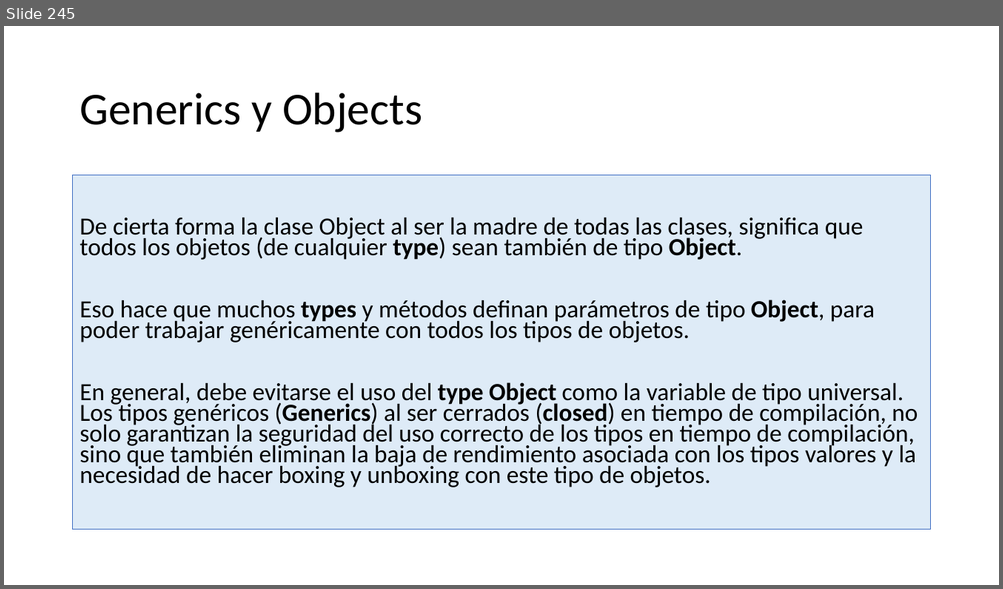
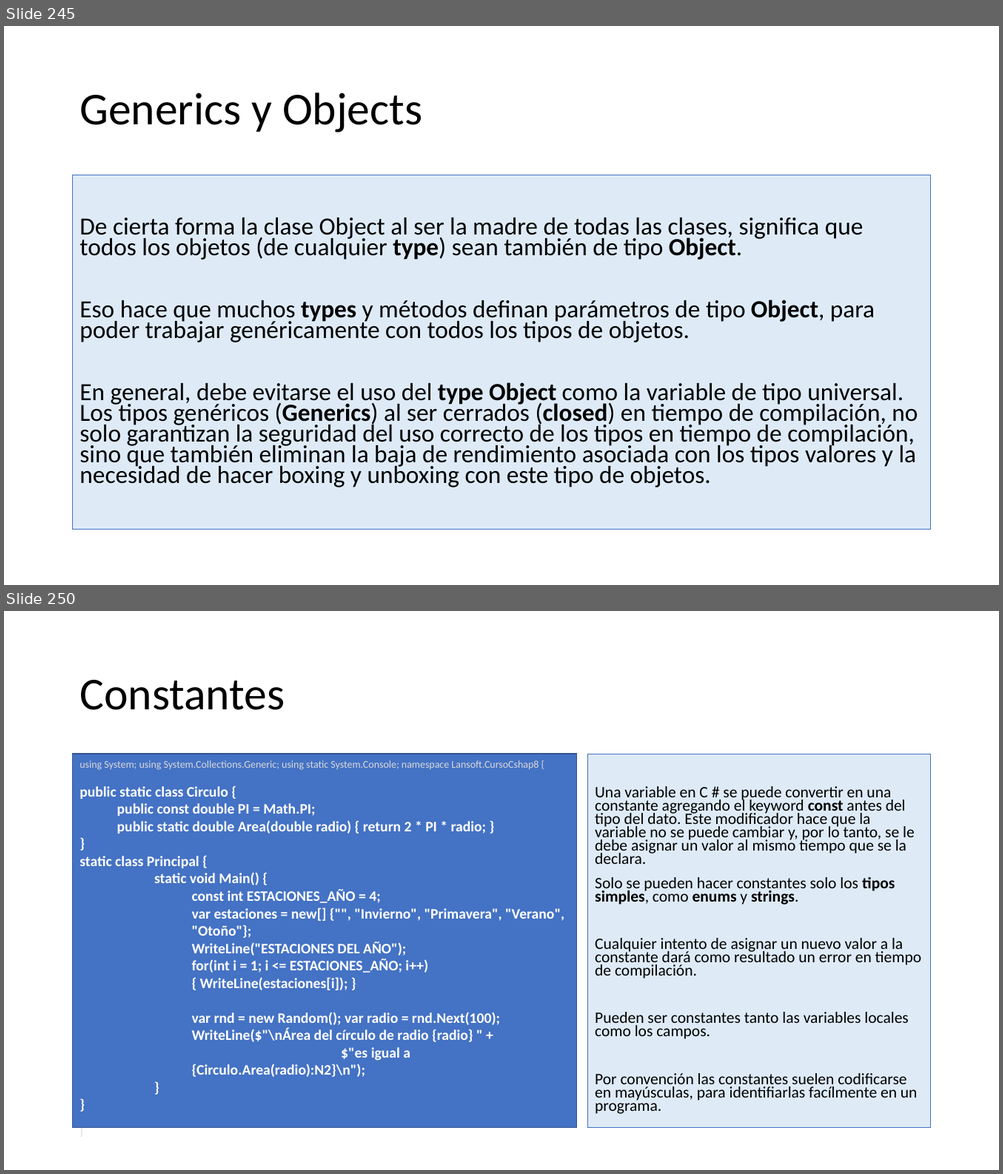
Before and after one commit to AlbertOsinaga/CursoCSharp__8, a slide deck: CSharpQuickReferencia.pptx. Shown one above the other, each under a label of ours: slide 245 before the commit, slides 245 and 250 after it; the slides between them are not shown. The pictures are 1003x589 and 1003x1174 pixels, drawn with LibreOffice and Linux fonts; fonts in the diff are those of the drawing. Boxes give left, top, right and bottom in pixels: in the first picture for what was removed or moved away, otherwise in the second. Text is boxed around its words. In the diff, an @@ line names an element or a change of style, - is before the commit and + after.

```diff
--- a/CSharpQuickReferencia.pptx
+++ b/CSharpQuickReferencia.pptx
@@ slide 250 added at (x1=4, y1=611, x2=999, y2=1170), background #FFFFFF @@
@@ title added at (x1=79, y1=680, x2=284, y2=710), 44 pt, text #000000 @@
+Constantes
@@ rectangle added at (x1=73, y1=755, x2=577, y2=1129), fill #4472C4, outline #325491 1 pt, 14 pt, text #FFFFFF, bold @@
+using System; using System.Collections.Generic; using static System.Console; namespace Lansoft.CursoCshap8 {
+public static class Circulo {
+  public const double PI = Math.PI;
+  public static double Area(double radio) { return 2 * PI * radio; }
+}
+static class Principal {
+static void Main() {
+      const int ESTACIONES_AÑO = 4;
+      var estaciones = new[] {"", "Invierno", "Primavera", "Verano", "Otoño"};
+      WriteLine("ESTACIONES DEL AÑO");
+      for(int i = 1; i <= ESTACIONES_AÑO; i++)
+      { WriteLine(estaciones[i]); }
+      var rnd = new Random(); var radio = rnd.Next(100);
+      WriteLine($"\nÁrea del círculo de radio {radio} " +
+      $"es igual a {Circulo.Area(radio):N2}\n");
+}
+}
+}
@@ text added at (x1=587, y1=755, x2=930, y2=1129), fill #DEEBF7, outline #4472C4 0.75 pt, 15.4 pt, text #000000 @@
+Una variable en C # se puede convertir en una constante agregando el keyword const antes del tipo del dato. Este modificador hace que la variable no se puede cambiar y, por lo tanto, se le debe asignar un valor al mismo tiempo que se la declara.
+Solo se pueden hacer constantes solo los tipos simples, como enums y strings.
+Cualquier intento de asignar un nuevo valor a la constante dará como resultado un error en tiempo de compilación.
+Pueden ser constantes tanto las variables locales como los campos.
+Por convención las constantes suelen codificarse en mayúsculas, para identifiarlas facílmente en un programa.
```
Also in this commit, not shown: 9 other slides added.
